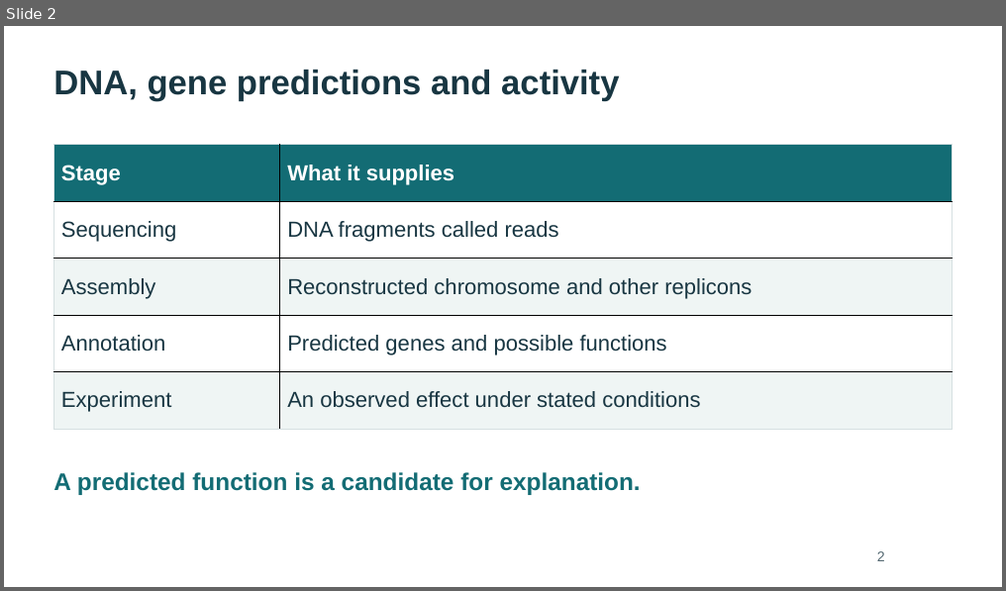
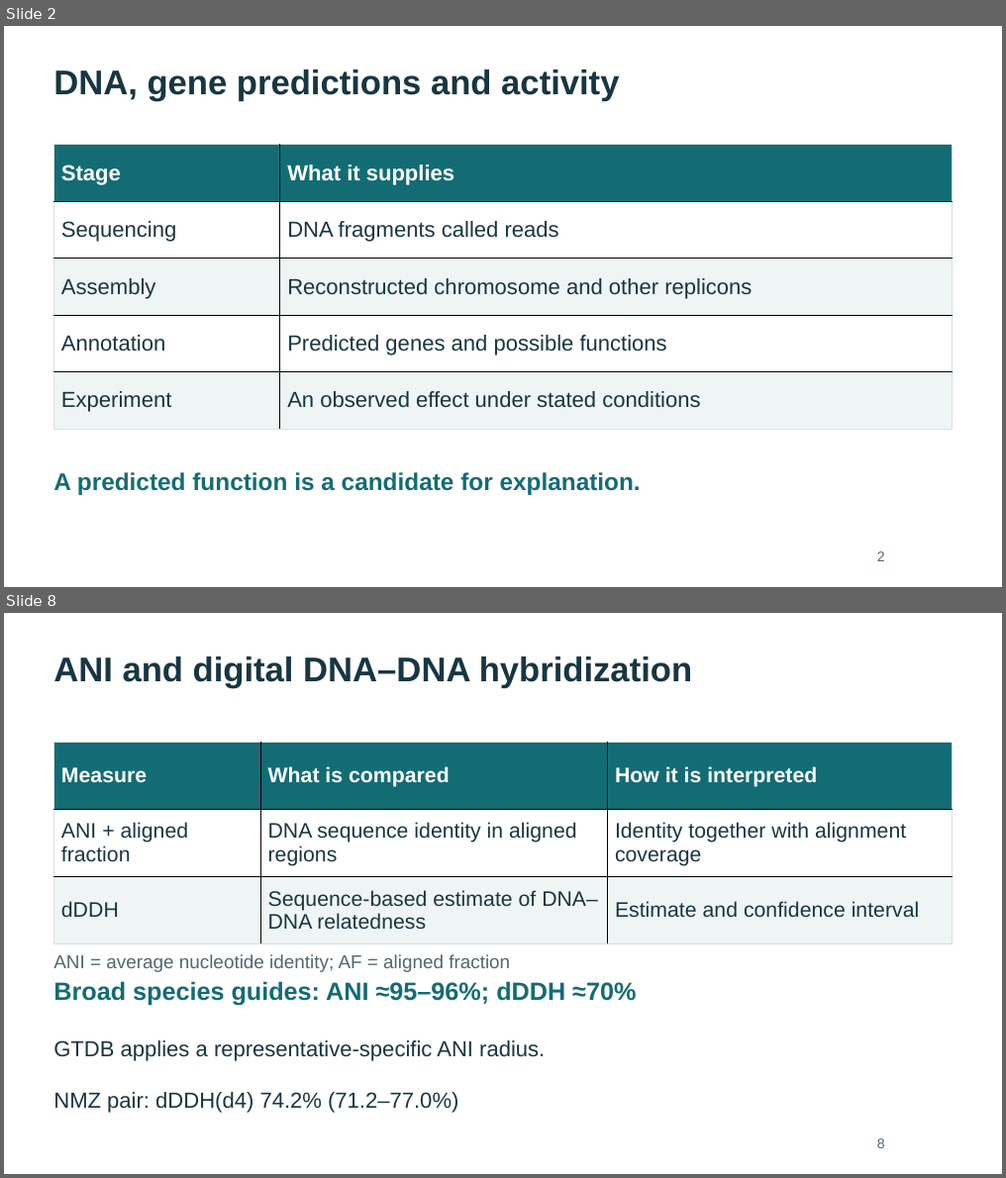
Before and after one commit to WhyAdr/sm-manu, a slide deck: explainer/NMZ-Serratia-genomics-explainer-2026-10-20.pptx. Shown one above the other, each under a label of ours: slide 2 before the commit, slides 2 and 8 after it; the slides between them are not shown. The pictures are 1006x591 and 1006x1178 pixels, drawn with LibreOffice and Linux fonts; fonts in the diff are those of the drawing. Boxes give left, top, right and bottom in pixels: in the first picture for what was removed or moved away, otherwise in the second. Text is boxed around its words. In the diff, an @@ line names an element or a change of style, - is before the commit and + after.

```diff
--- a/explainer/NMZ-Serratia-genomics-explainer-2026-10-20.pptx
+++ b/explainer/NMZ-Serratia-genomics-explainer-2026-10-20.pptx
@@ slide 8 added at [4, 613, 1002, 1174], background #FFFFFF @@
@@ text added at [54, 657, 692, 688], 33 pt, text #183642, bold @@
+ANI and digital DNA–DNA hybridization
@@ table added at [54, 742, 952, 945], 3 rows, 3 columns @@
+Measure | What is compared | How it is interpreted
+ANI + aligned fraction | DNA sequence identity in aligned regions | Identity together with alignment coverage
+dDDH | Sequence-based estimate of DNA–DNA relatedness | Estimate and confidence interval
@@ text added at [54, 955, 510, 972], 18 pt, text #526770 @@
+ANI = average nucleotide identity; AF = aligned fraction
@@ text added at [54, 981, 636, 1006], 24 pt, text #136C74, bold @@
+Broad species guides: ANI ≈95–96%; dDDH ≈70%
@@ text added at [54, 1041, 545, 1061], 21 pt, text #183642 @@
+GTDB applies a representative-specific ANI radius.
@@ text added at [54, 1092, 458, 1113], 21 pt, text #183642 @@
+NMZ pair: dDDH(d4) 74.2% (71.2–77.0%)
@@ text added at [877, 1139, 885, 1149], 13.5 pt, text #526770 @@
+8
```
Also in this commit, not shown: 12 slides changed, 10 other slides added, 22 other files.
